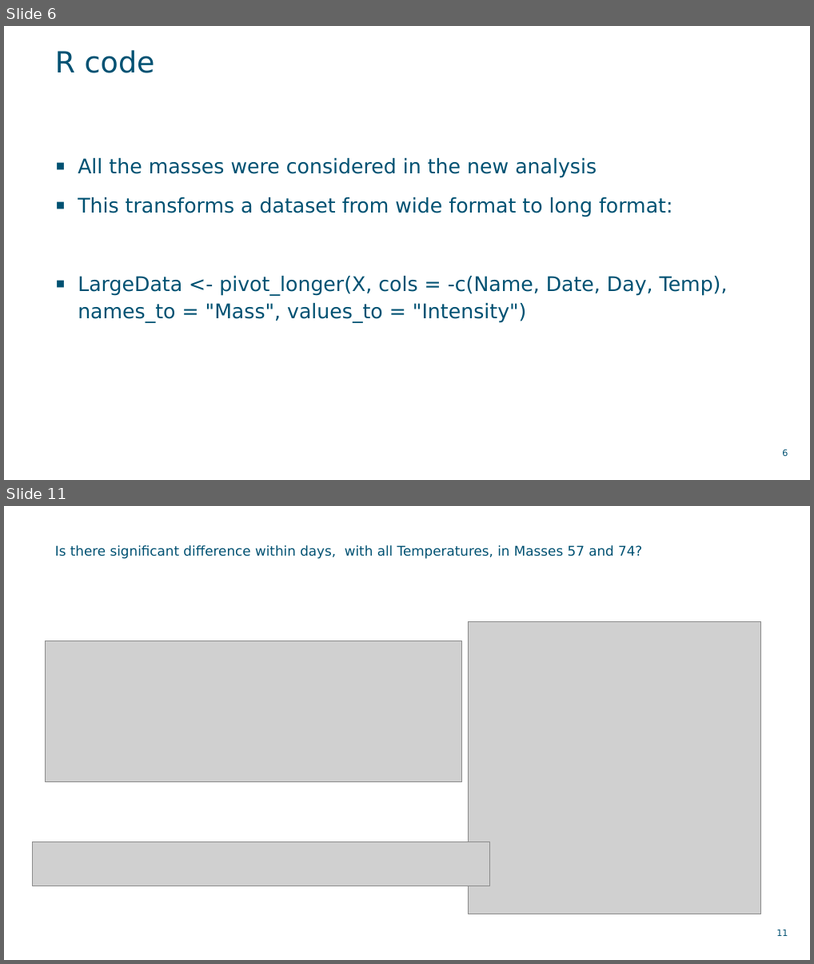
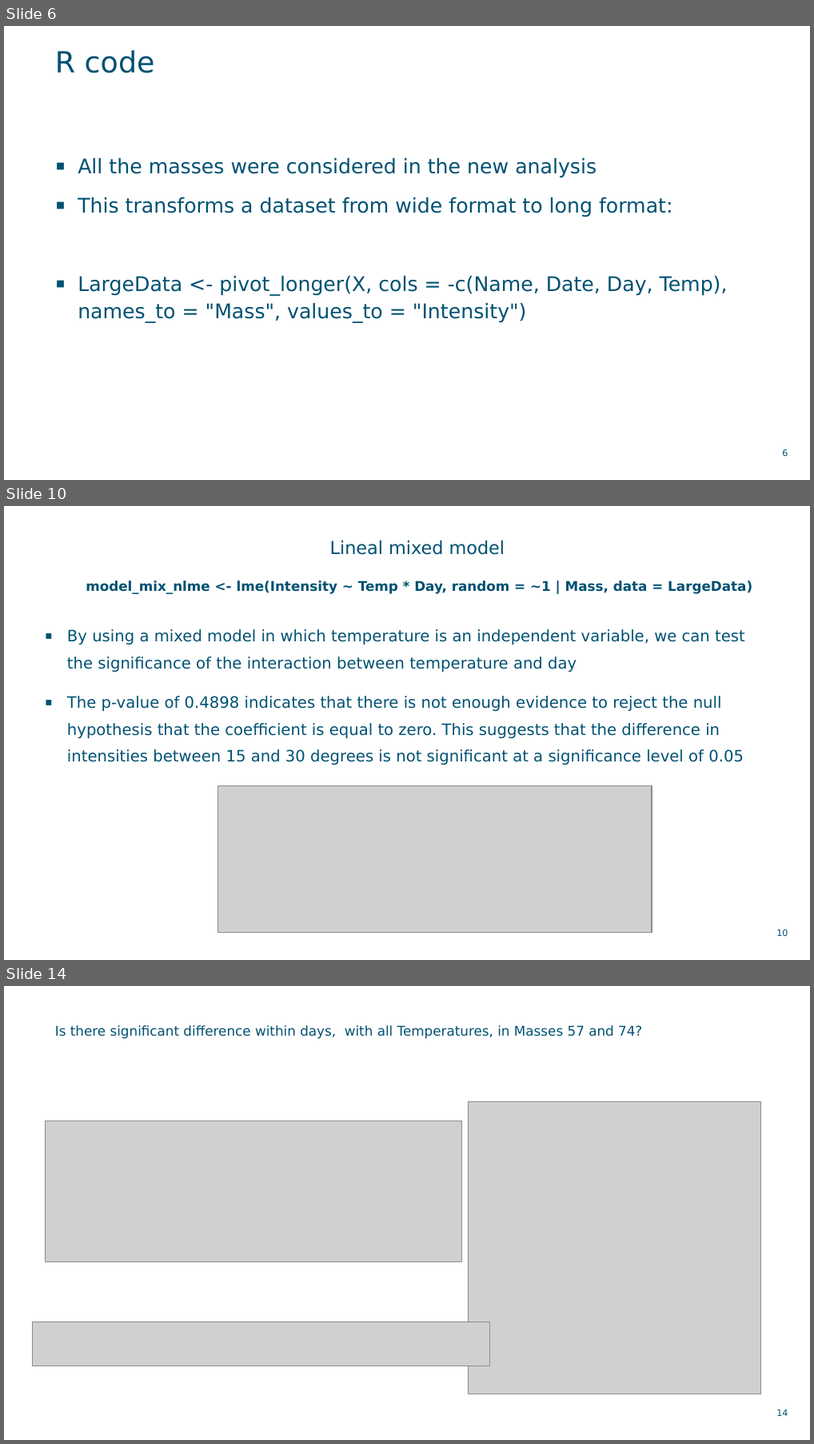
Before and after one commit to MMBDD/Serbia, a slide deck: Brines/UF.pptx. Shown one above the other, each under a label of ours: slides 6 and 11 before the commit, slides 6, 10 and 14 after it; the slides between them are not shown. The pictures are 814x964 and 814x1444 pixels, drawn with LibreOffice and Linux fonts; fonts in the diff are those of the drawing; grey boxes stand for pictures; background and template pictures are left out. Boxes give left, top, right and bottom in pixels: in the first picture for what was removed or moved away, otherwise in the second. Text is boxed around its words. In the diff, an @@ line names an element or a change of style, - is before the commit and + after.

```diff
--- a/Brines/UF.pptx
+++ b/Brines/UF.pptx
@@ slide 10 added at [4, 506, 810, 960], background picture (left out) @@
@@ title added at [53, 521, 788, 605], outline #005172 0 pt, 12 pt, text #005172, bold @@
+Lineal mixed model
+model_mix_nlme <- lme(Intensity ~ Temp * Day, random = ~1 | Mass, data = LargeData)
@@ text added at [67, 629, 746, 764], 14 pt, text #005172 @@
+▪ By using a mixed model in which temperature is an independent variable, we can test the significance of the interaction between temperature and day
+▪ The p-value of 0.4898 indicates that there is not enough evidence to reject the null hypothesis that the coefficient is equal to zero. This suggests that the difference in intensities between 15 and 30 degrees is not significant at a significance level of 0.05
@@ picture added at [218, 786, 652, 932] @@
@@ page number added at [777, 928, 788, 936], 8 pt, text #005172 @@
+10
@@ what was slide 11 is now slide 14 @@
@@ page number at [777, 1409, 788, 1416]: text changed @@
-11
+14
```
Also in this commit, not shown: 4 slides changed, 2 other slides added, 4 other files.
